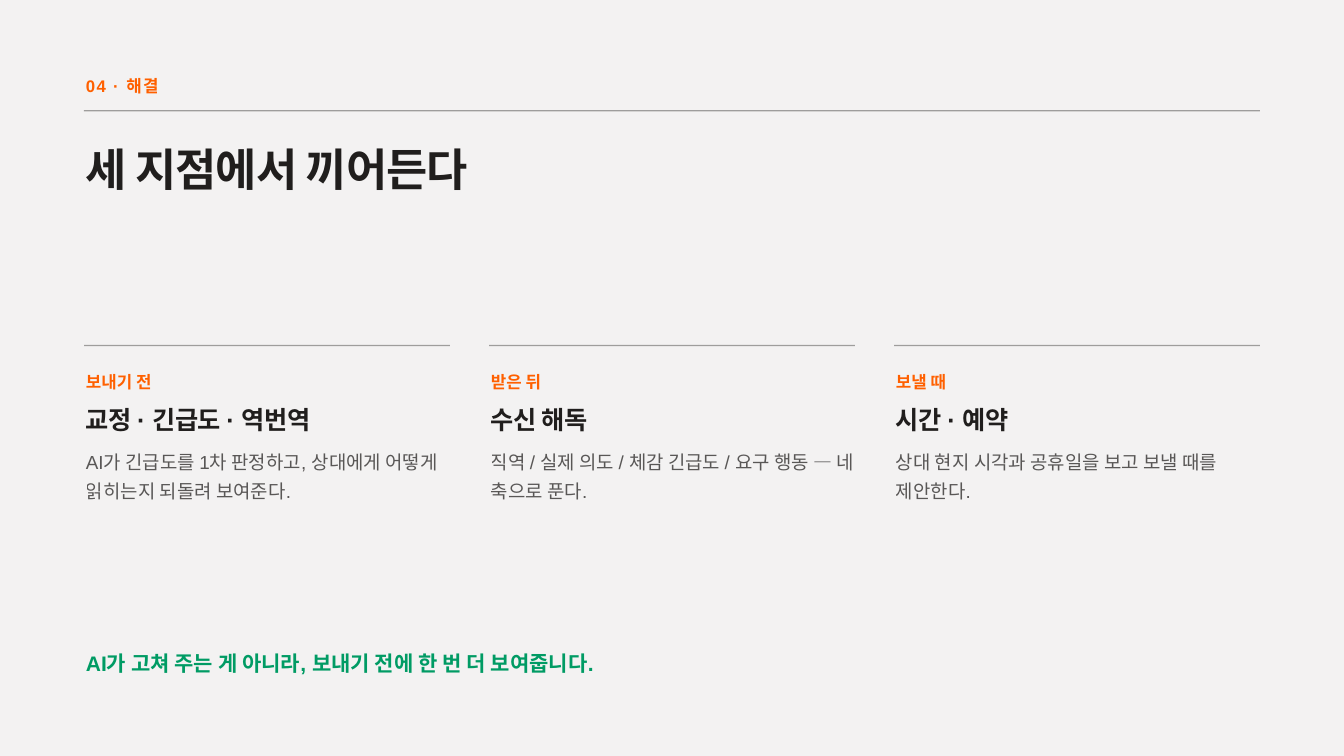
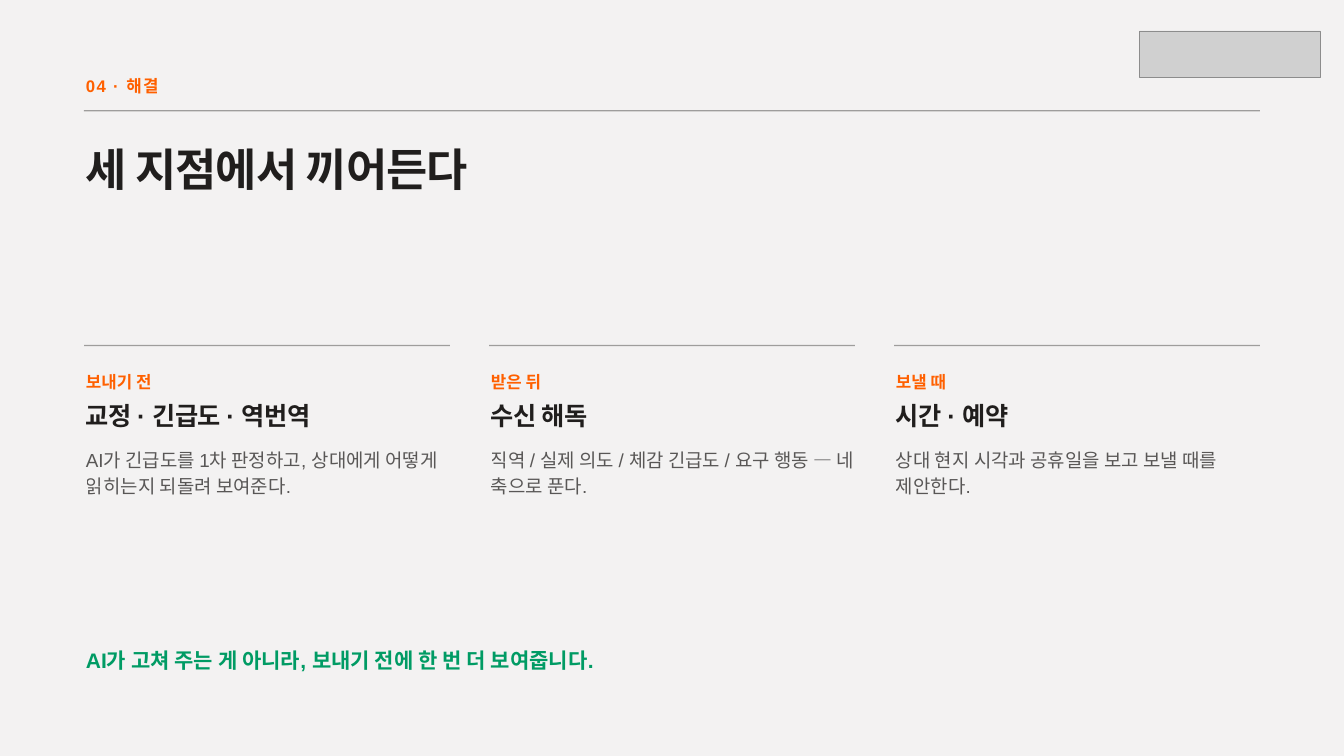
Before and after one commit to ssong2332/sai, a slide deck: slide 4 of docs/submission/IR-Deck.pptx. Drawn at 1344x756 pixels with LibreOffice and Linux fonts; fonts in the diff are those of the drawing; grey boxes stand for pictures. Boxes give left, top, right and bottom in pixels: in the first picture for what was removed or moved away, otherwise in the second. Text is boxed around its words. In the diff, an @@ line names an element or a change of style, - is before the commit and + after.

```diff
--- a/docs/submission/IR-Deck.pptx
+++ b/docs/submission/IR-Deck.pptx
@@ picture added at box(1140, 31, 1320, 77) @@
@@ line spacing 1.07 to 0.97 in 3 elements at box(86, 404, 310, 428), box(491, 404, 588, 428), box(896, 404, 1008, 428) @@
@@ line spacing 1.26 to 1.16 in 3 elements at box(86, 451, 437, 495), box(491, 451, 853, 495), box(896, 451, 1217, 495) @@
@@ text "AI가 고쳐 주는 게 아니라, ..." at box(86, 650, 594, 672): line spacing 1.24 to 1.14 @@
```
Also in this commit, not shown: 10 other slides changed.
